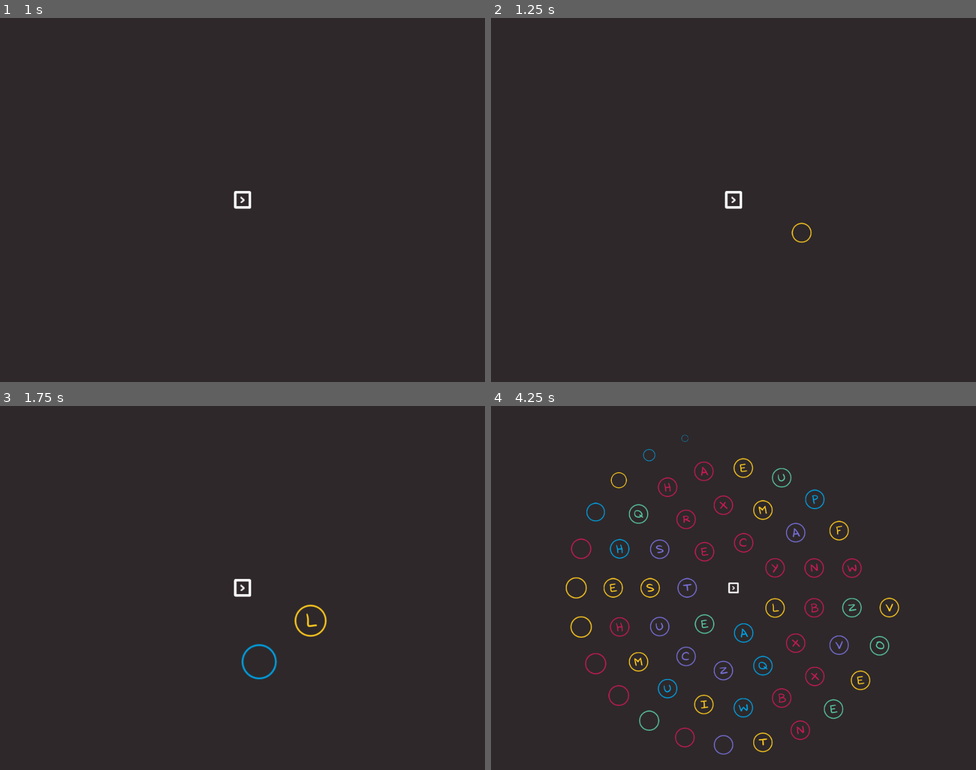
Above: before the commit, frames 1-4 (two rows, left to right).
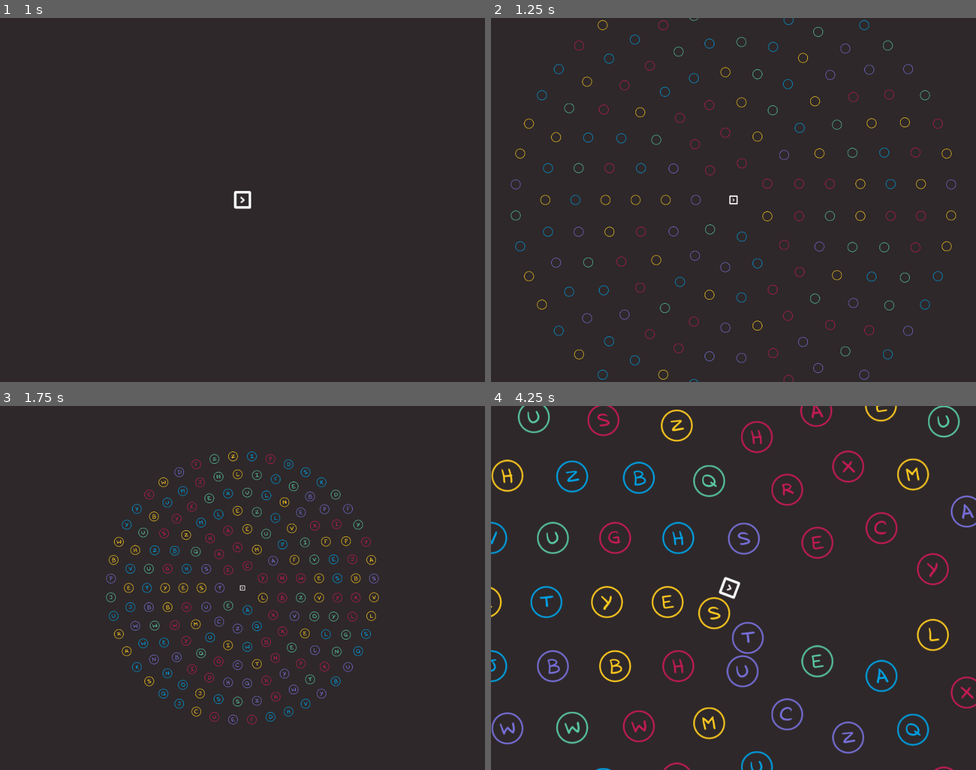
Above: after the commit, the same moments.

Repository: gontzalve/SSLS
Game: Godot game, scene res://scenes/game/main/main.tscn
The game is run twice, just before and just after one commit, with the same random seed, the same clock (stepped at 60 frames per second) and the same inputs.
Inputs (mouse positions are in pixels of both pictures, inside the frame that each line leads up to):
- Up to frame 1 (1 s): tap Enter at 0.5 s; move the mouse to (349, 181) at 0.52 s; hold D (move_right) from 0.53 s (still down); click (349, 181) at 0.6 s
- Up to frame 2 (1.25 s): keep holding D (move_right)
- Up to frame 3 (1.75 s): move the mouse to (145, 606) at 1.27 s; release D (move_right) at 1.28 s; hold S (move_down) from 1.28 s (still down); tap Mouse wheel up (zoom_in) at 1.35 s
- Up to frame 4 (4.25 s): move the mouse to (782, 507) at 2.02 s; release S (move_down) at 2.03 s; hold D (move_right) 2.03-2.78 s; tap Mouse wheel down (zoom_out) at 2.1 s; move the mouse to (709, 660) at 2.77 s; hold W (move_up) 2.78-3.53 s; click (709, 660) at 2.85 s; move the mouse to (879, 642) at 3.52 s; hold A (move_left) from 3.53 s (still down); tap Mouse wheel up (zoom_in) at 3.6 s

Frame 1 is identical in both runs. In frame 2, 2.6% of the frame differs, in the area x 4-96%, y 0-100%; in frame 3, 4.0%; in frame 4, 11%, in the area x 0-100%, y 0-100%.

Commit message:
Add letter health

Diff:
--- a/scenes/game/letter/letter.gd
+++ b/scenes/game/letter/letter.gd
@@ -5,21 +5,26 @@
 @export var force_magnitude: float
 @export var friction: Vector2
 
+@export var audio_player: AudioStreamPlayer
+@export var sfx_appear: AudioStream
+
 var assigned_letter_char: String = ""
 var assigned_color: Color
-
-@export var audio_player: AudioStreamPlayer
-@export var sfx_appear: AudioStream
+var is_dead: bool
+var current_health: int
 
 const LETTER_GROUP_NAME: String = "letters"
 const CLOSE_TO_ZERO_SPEED: float = 3
 const MAX_SPEED: float = 200
+const LETTER_MAX_HEALTH: int = 3
 
 
 func appear() -> void:
 	show()
 	$LetterSprite.hide()
 	scale = Vector2.ZERO
+	is_dead = false
+	current_health = LETTER_MAX_HEALTH
 	_tween_up_scale()
 
 
@@ -75,8 +80,10 @@
 
 
 func on_bullet_collision(push_velocity: Vector2) -> void:
+	current_health -= 1
 	_receive_push(push_velocity)
 	_execute_flash_sequence()
+	_check_for_death()
 
 
 func _receive_push(push_velocity: Vector2) -> void:
@@ -91,6 +98,38 @@
 	_set_color(Color.WHITE)
 	await get_tree().create_timer(0.2).timeout
 	_set_color(assigned_color)
+
+
+func _check_for_death() -> void:
+	if current_health > 0:
+		return
+	_on_death()
+
+
+func _on_death() -> void:
+	is_dead = true
+	set_process(false)
+	velocity = Vector2.ZERO
+	_disappear()
+	$CollisionShape2D.set_deferred("disabled", true)
+
+
+func _disappear() -> void:
+	$LetterSprite.visible = false
+	_tween_down_scale()
+
+
+func _tween_down_scale() -> void:
+	var tween: Tween = create_tween()
+	var tweener: PropertyTweener
+	tweener = tween.tween_property(self, "scale", Vector2.ZERO, 0.3)
+	tweener.set_trans(Tween.TRANS_BACK)
+	tweener.set_ease(Tween.EASE_IN)
+	tween.tween_callback(_on_disappeared)
+
+
+func _on_disappeared() -> void:
+	queue_free()
 
 
 func _apply_friction(delta: float) -> void:
--- a/scenes/game/levels/level_generator.gd
+++ b/scenes/game/levels/level_generator.gd
@@ -116,7 +116,7 @@
 			letter_node_rings[i][j].appear()
 			var delay: float = _calculate_letter_appear_delay(appeared_letter_count)
 			delay = maxf(delay, 0.01)
-			await get_tree().create_timer(delay).timeout
+			# await get_tree().create_timer(delay).timeout
 			appeared_letter_count += 1
 		if i < letter_node_rings.size() - 1:
 			level_ring_appeared.emit()
